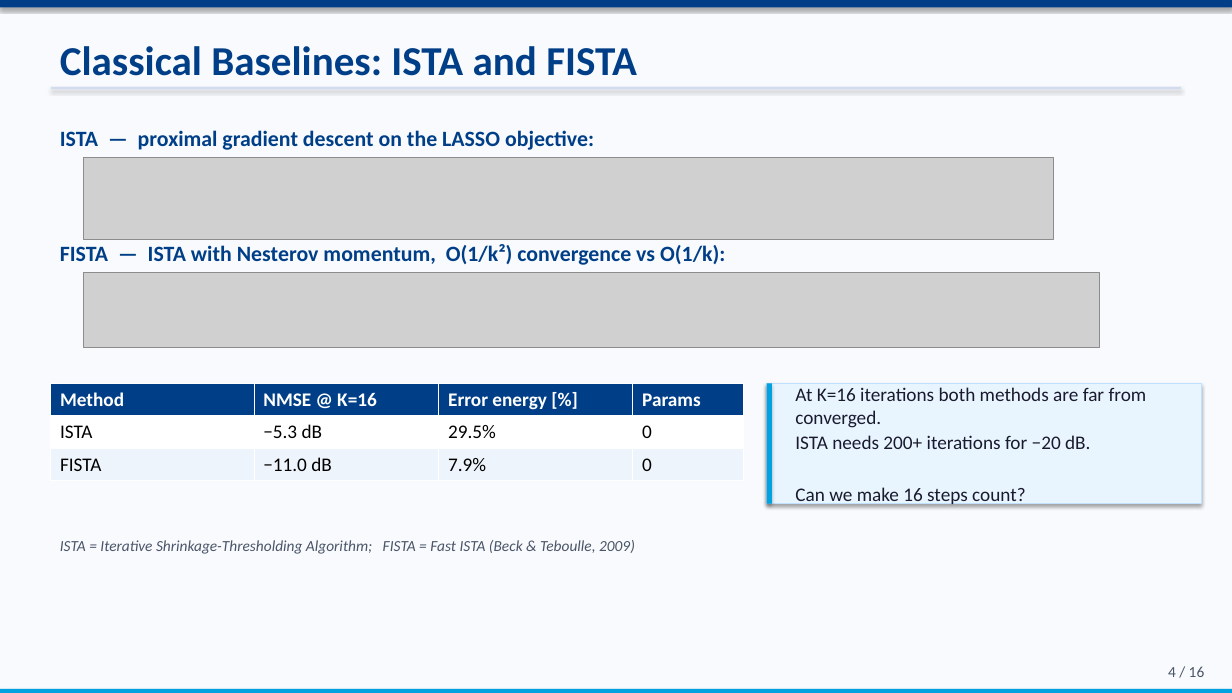
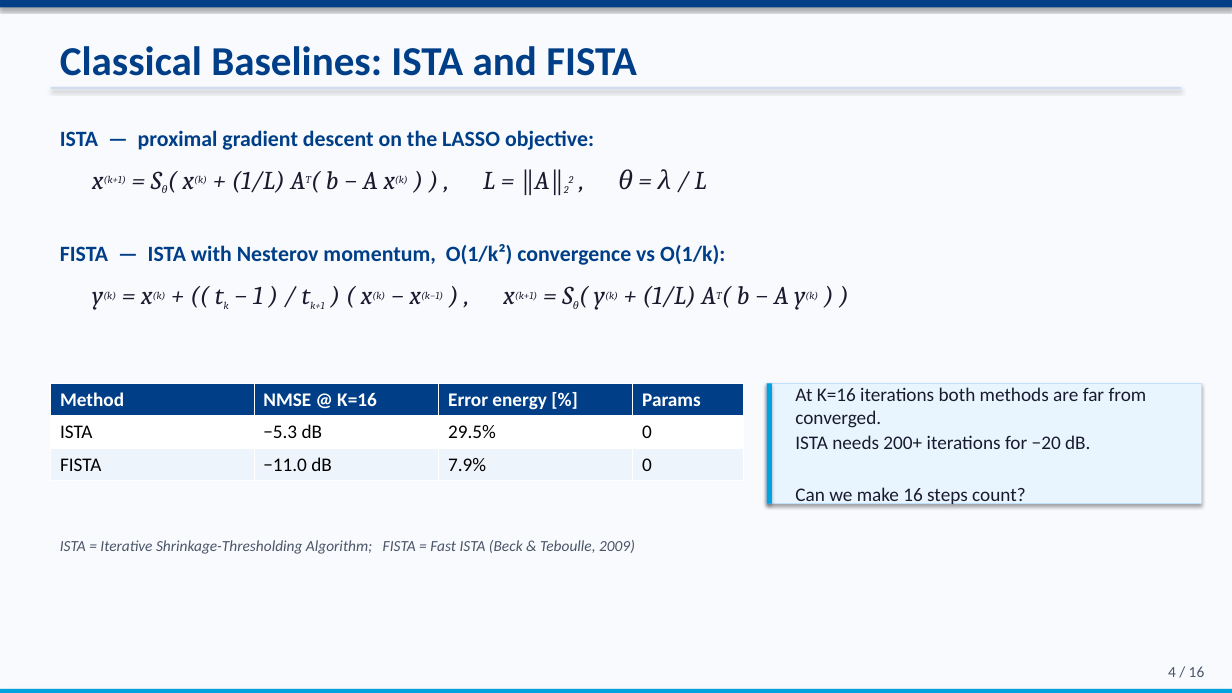
Before and after one commit to ThEpiCake/hyperlista-mbdl, a slide deck: slide 4 of submission/MBDL_Seminar_Presentation.pptx. Drawn at 1232x693 pixels with LibreOffice and Linux fonts; fonts in the diff are those of the drawing; grey boxes stand for pictures. Boxes give left, top, right and bottom in pixels: in the first picture for what was removed or moved away, otherwise in the second. Text is boxed around its words. In the diff, an @@ line names an element or a change of style, - is before the commit and + after.

```diff
--- a/submission/MBDL_Seminar_Presentation.pptx
+++ b/submission/MBDL_Seminar_Presentation.pptx
@@ picture removed at bbox=[83, 157, 1054, 239] @@
@@ text added at bbox=[92, 169, 707, 193], 20 pt, text #1A1A2E, italic @@
+x(k+1) = Sθ( x(k) + (1/L) AT( b − A x(k) ) ) , L = ‖A‖22 , θ = λ / L
@@ picture removed at bbox=[83, 273, 1100, 348] @@
@@ text added at bbox=[92, 286, 818, 310], 20 pt, text #1A1A2E, italic @@
+y(k) = x(k) + (( tk − 1 ) / tk+1 ) ( x(k) − x(k−1) ) , x(k+1) = Sθ( y(k) + (1/L) AT( b − A y(k) ) )
```
Also in this commit, not shown: 5 other slides changed, 1 other file.
